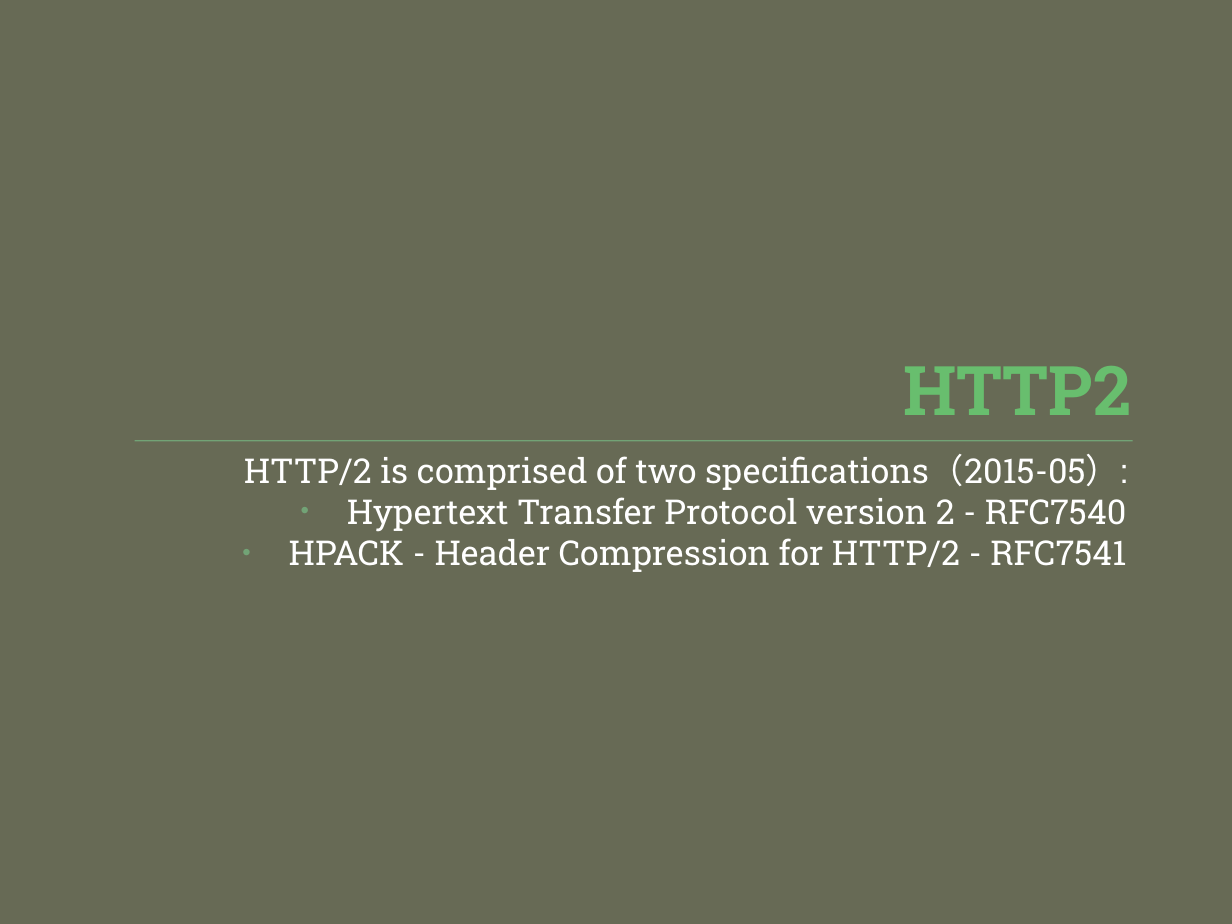
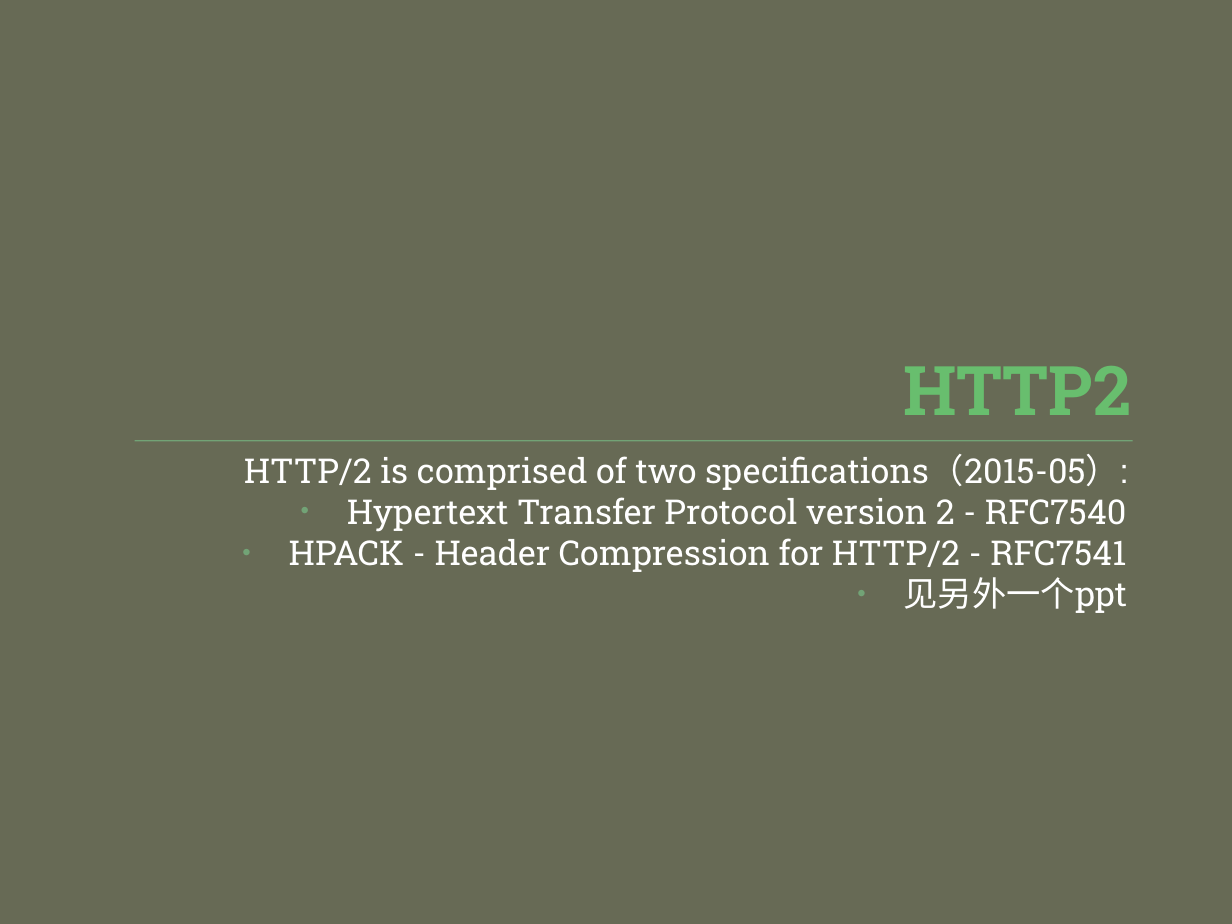
Before and after one commit to ghj1976/lecture, a slide deck: slide 8 of gRPC简介/gRPC简介.pptx. Drawn at 1232x924 pixels with LibreOffice and Linux fonts; fonts in the diff are those of the drawing. Boxes give left, top, right and bottom in pixels: in the first picture for what was removed or moved away, otherwise in the second. Text is boxed around its words. In the diff, an @@ line names an element or a change of style, - is before the commit and + after.

```diff
--- a/gRPC简介/gRPC简介.pptx
+++ b/gRPC简介/gRPC简介.pptx
@@ text at (904,577,1128,613): paragraph added @@
+• 见另外一个ppt
```
Also in this commit, not shown: 2 slides added, 1 slide removed, 1 other file.
